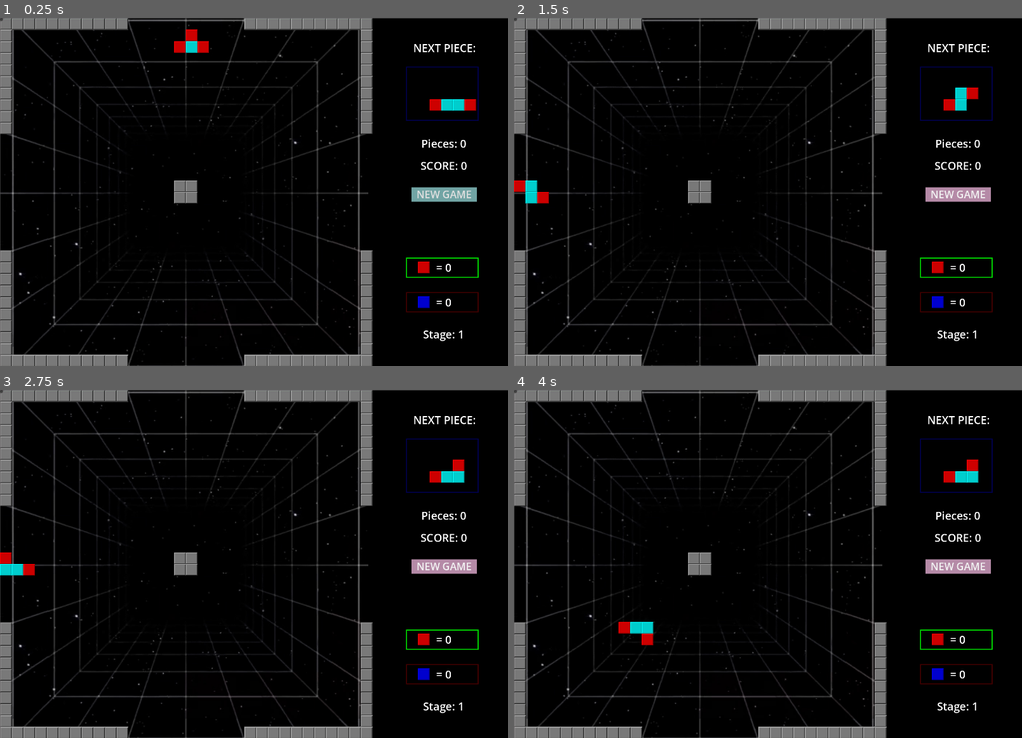
Above: before the commit, frames 1-4 (two rows, left to right).
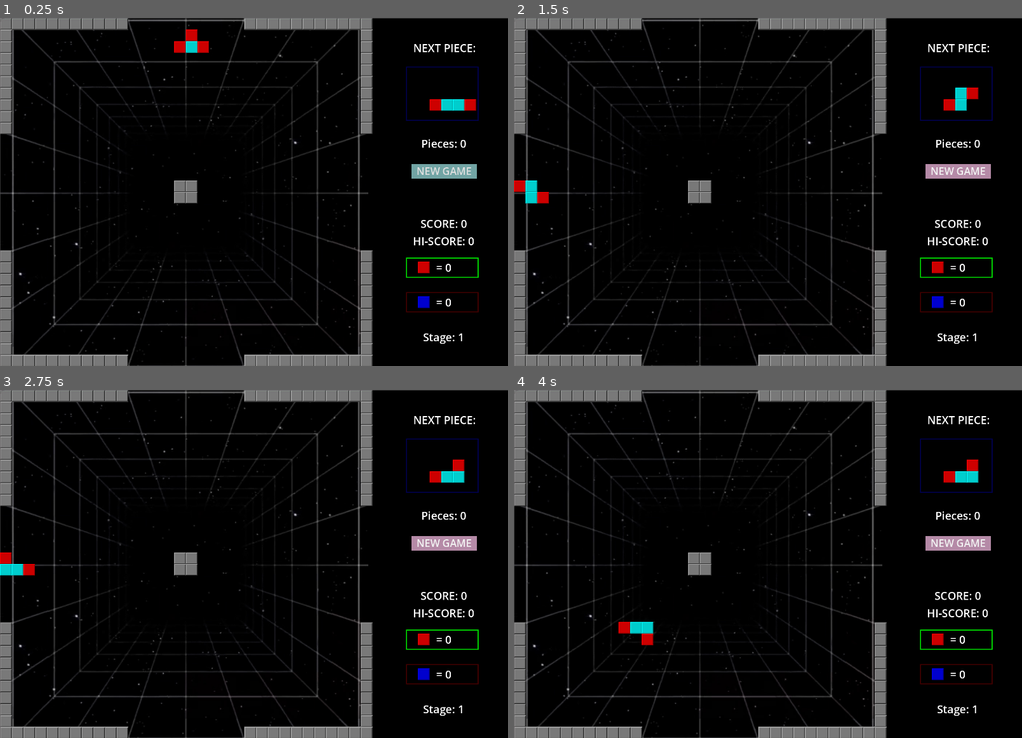
Above: after the commit, the same moments.

Repository: rodrivas78/new_dock_tetris
Game: Godot game, scene res://scenes/tile_map.tscn
Two runs of this game, one before a commit and one after it. Both use one fixed random seed, a clock stepped at 60 frames per second and the inputs below.
Inputs (mouse positions are in pixels of both pictures, inside the frame that each line leads up to):
- Up to frame 1 (0.25 s): no input
- Up to frame 2 (1.5 s): click (514, 18) at 0.52 s; click "NEW GAME" at 1.25 s
- Up to frame 3 (2.75 s): click "NEW GAME" at 2 s
- Up to frame 4 (4 s): tap Enter at 2.75 s; hold Right (ui_right) 2.78-3.53 s; tap Space (rotate_piece) at 2.85, 3.6 s; hold Down (ui_down) from 3.53 s (still down)

The runs differ from the first frame. In frame 1, 1.5% of the frame differs, in the area x 0-94%, y 0-94%; in frame 2, 1.5%; in frame 3, 1.5%; in frame 4, 1.5%.

Commit message:
implementa hi-score e continue

Diff:
--- a/TileMap.gd
+++ b/TileMap.gd
@@ -97,9 +97,11 @@
 var red_tiles : int = 0
 var blue_tiles : int = 0
 var score : int
+var hi_score: int
 const REWARD : int = 100
 var game_running : bool
 var pick_or_create_piece_enabled : bool = true
+var is_continue_enabled : bool = false
 
 #tilemap variables
 var tile_id : int = 0
@@ -122,23 +124,59 @@
 	new_game()
 	$HUD.get_node("StartButton").pressed.connect(new_game)
 
+#func new_game():
+	##reset variables
+	#panel_red_node.change_color(Color(0,1,0))
+	#panel_blue_node.change_color(Color(1,0,0))
+	#$HUD.get_node("StartButton").release_focus()
+	#stage = 1
+	#red_tiles = 0
+	#blue_tiles = 0
+	#piece_count = 0
+	#special_positions = []
+	#pick_or_create_piece_enabled = true
+	#score = 0
+	#speed = 1.0
+	#game_running = true
+	#steps = [0, 0, 0, 0] #0:left, 1:right, 2:down
+	#$HUD.get_node("GameOverLabel").hide()
+	##clear everything
+	#clear_piece()
+	#clear_board()
+	#clear_panel()
+	#create_fixed_center_piece()
+	#piece_type = pick_piece()
+	#piece_atlas = Vector2i(shapes_full.find(piece_type), 0)
+	#next_piece_type = pick_piece()
+	#next_piece_atlas = Vector2i(shapes_full.find(next_piece_type), 0)
+	#spawn_side = randi() % 4
+	#create_piece()
+	#updateHudLabels()
+
 func new_game():
-	#reset variables
+	# Reset de variáveis dependendo se é um "continue" ou um novo jogo
 	panel_red_node.change_color(Color(0,1,0))
 	panel_blue_node.change_color(Color(1,0,0))
 	$HUD.get_node("StartButton").release_focus()
-	stage = 1
+	$HUD.get_node("ContinueButton").release_focus()
+
+	# Se for um novo jogo (não continuação), resetamos tudo
+	if not is_continue_enabled:
+		stage = 1
+		speed = 1.0  # Reset da velocidade apenas no novo jogo
+
+	# Reset de variáveis para ambos os casos
+	score = 0
 	red_tiles = 0
 	blue_tiles = 0
 	piece_count = 0
 	special_positions = []
 	pick_or_create_piece_enabled = true
-	score = 0
-	speed = 1.0
 	game_running = true
-	steps = [0, 0, 0, 0] #0:left, 1:right, 2:down
+	steps = [0, 0, 0, 0] # 0:left, 1:right, 2:down
 	$HUD.get_node("GameOverLabel").hide()
-	#clear everything
+
+	# Limpeza da tela e reinício do jogo
 	clear_piece()
 	clear_board()
 	clear_panel()
@@ -150,6 +188,11 @@
 	spawn_side = randi() % 4
 	create_piece()
 	updateHudLabels()
+
+	# Desativa o modo de continuação após a execução
+	is_continue_enabled = false
+	$HUD.get_node("ContinueButton").hide()
+	$HUD.get_node("StartButton").flat = false
 
 # Adiciona uma peça fixa no centro do tabuleiro no início do jogo
 func create_fixed_center_piece():
@@ -426,17 +469,21 @@
 		draw_piece(active_piece, cur_pos, piece_atlas)
 		#detects if piece has passed the central block
 		if movement_directions[spawn_side] == Vector2i(0, 1) and cur_pos.y >= 25:
-			$HUD.get_node("GameOverLabel").show()
-			game_running = false
+			#$HUD.get_node("GameOverLabel").show()
+			#game_running = false
+			game_over()
 		elif movement_directions[spawn_side] == Vector2i(-1, 0) and cur_pos.x <= 2:
-			$HUD.get_node("GameOverLabel").show()
-			game_running = false
+			#$HUD.get_node("GameOverLabel").show()
+			#game_running = false
+			game_over()
 		elif movement_directions[spawn_side] == Vector2i(0, -1) and cur_pos.y <= 2:
-			$HUD.get_node("GameOverLabel").show()
-			game_running = false
+			#$HUD.get_node("GameOverLabel").show()
+			#game_running = false
+			game_over()
 		elif movement_directions[spawn_side] == Vector2i(1, 0) and cur_pos.x >= 25:
-			$HUD.get_node("GameOverLabel").show()
-			game_running = false
+			#$HUD.get_node("GameOverLabel").show()
+			#game_running = false
+			game_over()
 
 	else:
 		#if dir == Vector2i.DOWN:
@@ -741,44 +788,6 @@
 			else:
 				game_over()
 
-func calculate_score():
-	var blue_multiplication_factor = $HUD.get_node("BlueMultiplicationFactor")
-	var red_bonus_factor = $HUD.get_node("RedMultiplicationFactor")
-	var red_tiles_panel = $HUD.get_node("RedTilesPanel")
-	var blue_tiles_panel = $HUD.get_node("BlueTilesPanel")
-
-	blue_multiplication_factor.show()
-	red_bonus_factor.show()
-	red_tiles_panel.hide()
-	blue_tiles_panel.hide()
-
-	var score_increment = (blue_tiles * 50) # Cada peça azul vale 50 pontos
-
-	# Lógica de pontuação para peças vermelhas
-	match red_tiles:
-		0:
-			score_increment += 300
-			red_bonus_factor.text = "+300"
-		1:
-			score_increment += 200
-			red_bonus_factor.text = "+200"
-		2:
-			score_increment += 100
-			red_bonus_factor.text = "+100"
-
-	# Atualiza o score
-	score += score_increment
-	#print("Pontuação adicionada:", score_increment, " | Score total:", score)
-	$HUD.get_node("ScoreLabel").text = "SCORE: " + str(score)
-	await get_tree().create_timer(4).timeout
-
-	blue_multiplication_factor.hide()
-	red_bonus_factor.hide()
-	red_tiles_panel.show()
-	blue_tiles_panel.show()
-	# Chama advance_stage() após calcular os pontos
-	#advance_stage()
-
 
 func advance_stage():
 	pick_or_create_piece_enabled = false
@@ -797,10 +806,6 @@
 	updateHudLabels()
 	check_stage_conditions()
 
-func game_over():
-	$HUD.get_node("GameOverLabel").show()
-	game_running = false
-
 func update_panel_colors(min_blue, max_red):
 	# Atualiza a cor do painel vermelho
 	if red_tiles > max_red:
@@ -821,14 +826,73 @@
 	game_running = false
 	level_label.show()
 	await get_tree().create_timer(3).timeout
-	level_label.hide()
-	await get_tree().create_timer(1).timeout  # Espera 1 segundo antes do próximo texto
-
+	#level_label.hide()
+	#await get_tree().create_timer(1).timeout  # Espera 1 segundo antes do próximo texto
+
+func calculate_score():
+	var blue_multiplication_factor = $HUD.get_node("BlueMultiplicationFactor")
+	var red_bonus_factor = $HUD.get_node("RedMultiplicationFactor")
+	var red_tiles_panel = $HUD.get_node("RedTilesPanel")
+	var blue_tiles_panel = $HUD.get_node("BlueTilesPanel")
+	$HUD.get_node("LevelCompletedLabel").hide()
+
+	blue_multiplication_factor.show()
+	red_bonus_factor.show()
+	red_tiles_panel.hide()
+	blue_tiles_panel.hide()
+
+	var score_increment = (blue_tiles * 50) # Cada peça azul vale 50 pontos
+
+	# Lógica de pontuação para peças vermelhas
+	match red_tiles:
+		0:
+			score_increment += 300
+			red_bonus_factor.text = "+300"
+		1:
+			score_increment += 200
+			red_bonus_factor.text = "+200"
+		2:
+			score_increment += 100
+			red_bonus_factor.text = "+100"
+		_:
+			score_increment += 0  # Ou apenas não faça nada
+			red_bonus_factor.text = ""
+
+	# Atualiza o score
+	score += score_increment
+	#$HUD.get_node("ScoreLabel").text = "SCORE: " + str(score)
+
+	if score >= hi_score:
+		hi_score = score
+
+	await get_tree().create_timer(2).timeout
+	$HUD.get_node("ScoreLabel").text = "SCORE: " + str(score)
+	await get_tree().create_timer(1).timeout
+
+	blue_multiplication_factor.hide()
+	red_bonus_factor.hide()
+	red_tiles_panel.show()
+	blue_tiles_panel.show()
+	# Chama advance_stage() após calcular os pontos
 
 func clear_panel():
 	for i in range(36, 42):
 		for j in range(4, 8):
 			erase_cell(active_layer, Vector2i(i, j))
+
+
+func game_over():
+	$HUD.get_node("GameOverLabel").show()
+	$HUD.get_node("ContinueButton").show()
+
+	$HUD.get_node("StartButton").flat = true
+
+	$HUD.get_node("ContinueButton").pressed.connect(continue_game)
+	game_running = false
+
+func continue_game():
+	is_continue_enabled = true  # Ativa a flag de continuação
+	new_game()  # Chama new_game() com a flag ativada
 
 func check_rows():
 	var row : int = ROWS
@@ -875,3 +939,4 @@
 	$HUD.get_node("RedTilesLabel").text = "= " + str(red_tiles)
 	$HUD.get_node("BlueTilesLabel").text = "= " + str(blue_tiles)
 	$HUD.get_node("ScoreLabel").text = "SCORE: " + str(score)
+	$HUD.get_node("HiScoreLabel").text = "HI-SCORE: " + str(hi_score)
--- a/scenes/hud.tscn
+++ b/scenes/hud.tscn
@@ -68,11 +68,21 @@
 
 [node name="ScoreLabel" type="Label" parent="."]
 offset_left = 1103.0
-offset_top = 385.0
-offset_right = 1343.0
-offset_bottom = 430.0
+offset_top = 545.0
+offset_right = 1343.0
+offset_bottom = 590.0
 theme_override_font_sizes/font_size = 30
 text = "Score: 0"
+horizontal_alignment = 1
+vertical_alignment = 1
+
+[node name="HiScoreLabel" type="Label" parent="."]
+offset_left = 1103.0
+offset_top = 593.0
+offset_right = 1343.0
+offset_bottom = 638.0
+theme_override_font_sizes/font_size = 30
+text = "Hi-Score: 0"
 horizontal_alignment = 1
 vertical_alignment = 1
 
@@ -113,7 +123,6 @@
 offset_right = 1431.0
 offset_bottom = 711.0
 theme_override_font_sizes/font_size = 30
-text = "+100"
 horizontal_alignment = 1
 vertical_alignment = 1
 
@@ -130,9 +139,9 @@
 
 [node name="StageLabel" type="Label" parent="."]
 offset_left = 1103.0
-offset_top = 850.0
-offset_right = 1343.0
-offset_bottom = 895.0
+offset_top = 858.0
+offset_right = 1343.0
+offset_bottom = 903.0
 theme_override_font_sizes/font_size = 30
 text = "Stage: 1"
 horizontal_alignment = 1
@@ -161,9 +170,9 @@
 
 [node name="StartButton" type="Button" parent="."]
 offset_left = 1134.0
-offset_top = 467.0
+offset_top = 403.0
 offset_right = 1314.0
-offset_bottom = 507.0
+offset_bottom = 443.0
 theme_override_font_sizes/font_size = 28
 theme_override_styles/normal = SubResource("StyleBoxFlat_42puf")
 theme_override_styles/hover = SubResource("StyleBoxFlat_adx1n")
@@ -171,7 +180,21 @@
 action_mode = 0
 text = "NEW GAME"
 
+[node name="ContinueButton" type="Button" parent="."]
+visible = false
+offset_left = 1134.0
+offset_top = 475.0
+offset_right = 1314.0
+offset_bottom = 515.0
+theme_override_font_sizes/font_size = 28
+theme_override_styles/normal = SubResource("StyleBoxFlat_42puf")
+theme_override_styles/hover = SubResource("StyleBoxFlat_adx1n")
+theme_override_styles/pressed = SubResource("StyleBoxFlat_ngyvp")
+action_mode = 0
+text = "CONTINUE?"
+
 [node name="Button" type="Button" parent="."]
+visible = false
 offset_right = 8.0
 offset_bottom = 8.0
 button_mask = 0
